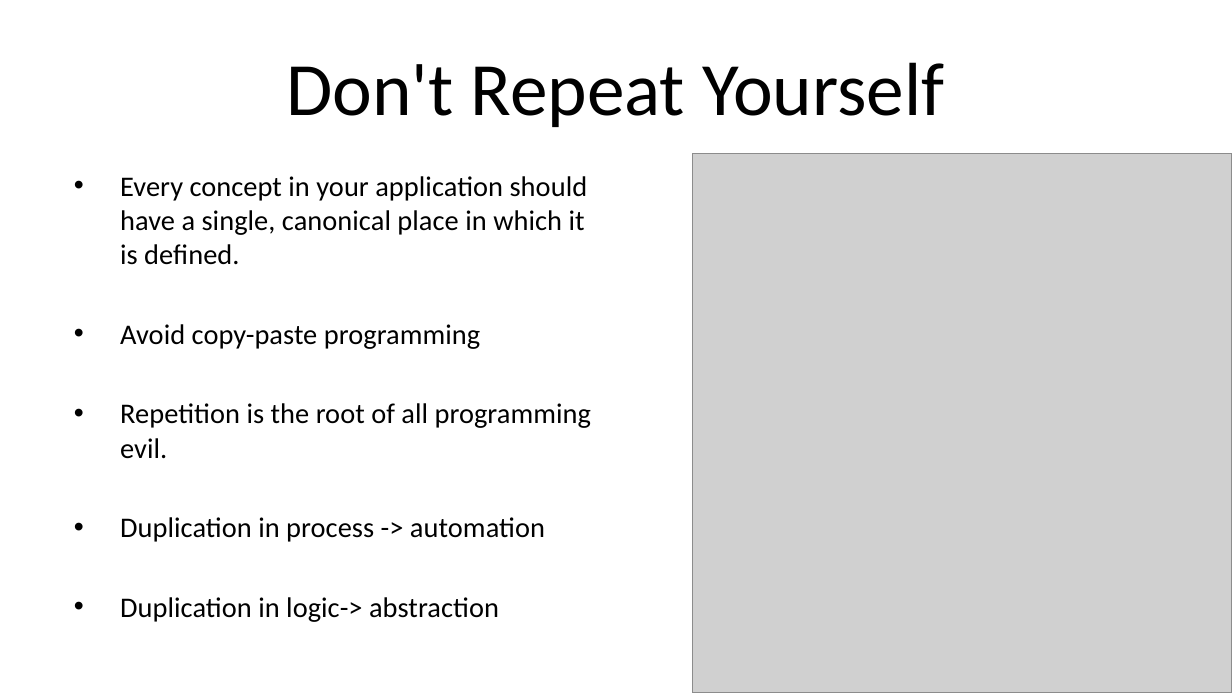
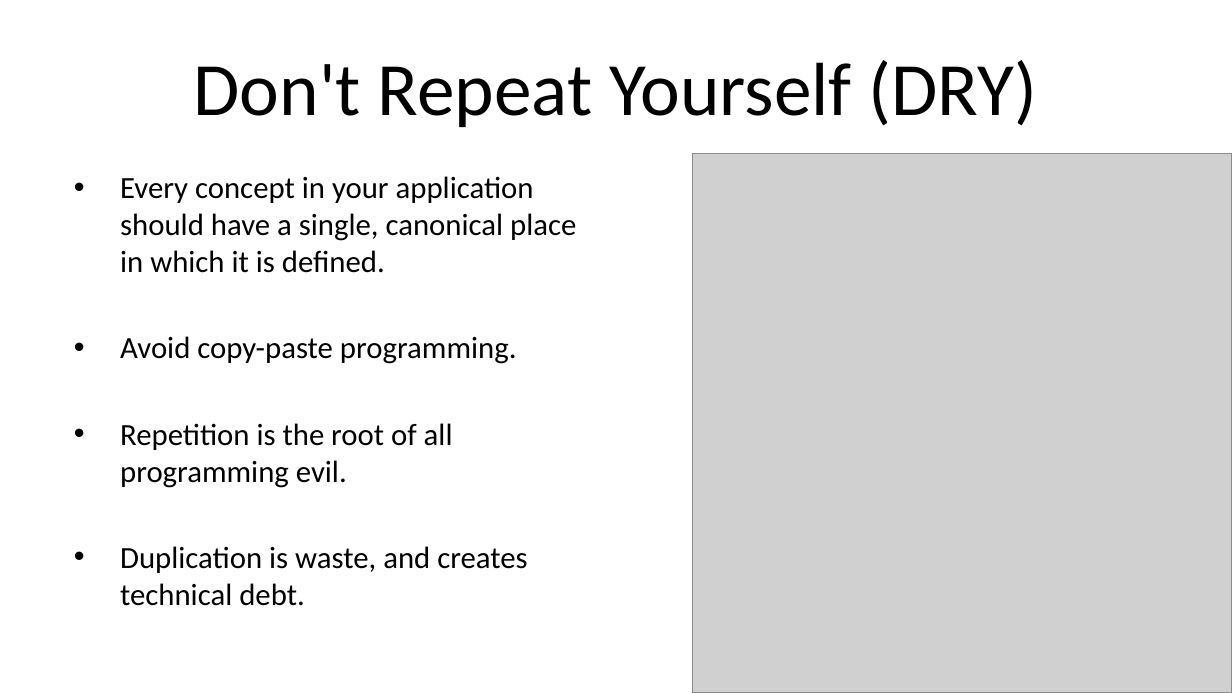
Before and after one commit to HudsonSC/CodeMash-2015-Precompiler-Workshop, a slide deck: slide 7 of 02-Principles.pptx. Drawn at 1232x693 pixels with LibreOffice and Linux fonts; fonts in the diff are those of the drawing; grey boxes stand for pictures; background and template pictures are left out. Boxes give left, top, right and bottom in pixels: in the first picture for what was removed or moved away, otherwise in the second. Text is boxed around its words. In the diff, an @@ line names an element or a change of style, - is before the commit and + after.

```diff
--- a/02-Principles.pptx
+++ b/02-Principles.pptx
@@ title at bbox=[194, 60, 1037, 127]: text changed @@
-Don't Repeat Yourself
+Don't Repeat Yourself (DRY)
@@ text at bbox=[120, 176, 576, 488]: size 16.6 to 18 pt in "Every concept in your application should have ...", "Repetition is the root of all programming ..." @@
@@ text at bbox=[120, 336, 517, 364]: text changed; size 16.6 to 18 pt @@
-• Avoid copy-paste programming
+• Avoid copy-paste programming.
@@ text at bbox=[120, 546, 527, 606]: text changed; size 16.6 to 18 pt @@
-• Duplication in process -> automation
-• Duplication in logic-> abstraction
+• Duplication is waste, and creates technical debt.
```
Also in this commit, not shown: 2 other slides changed, 3 slides added.
